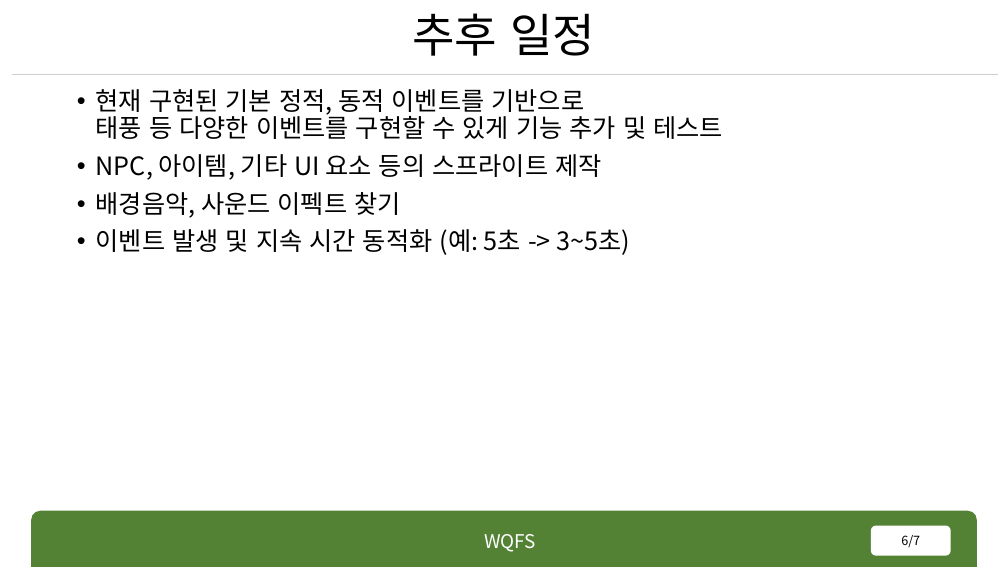
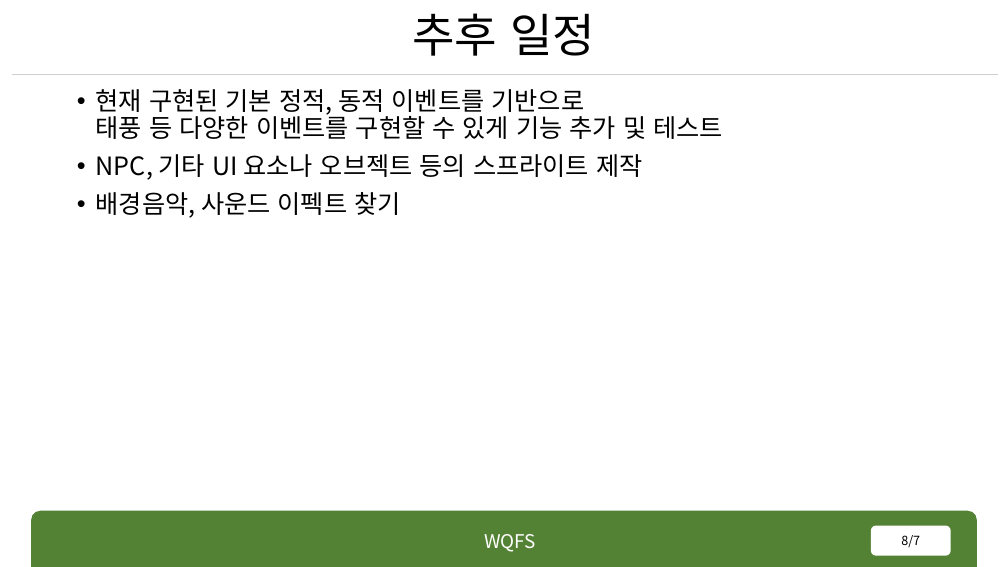
Before and after one commit to rennOobayashi/WQFS, a slide deck: slide 8 of WQFS.pptx (slide 6 before the commit). Drawn at 1008x567 pixels with LibreOffice and Linux fonts; fonts in the diff are those of the drawing. Boxes give left, top, right and bottom in pixels: in the first picture for what was removed or moved away, otherwise in the second. Text is boxed around its words. In the diff, an @@ line names an element or a change of style, - is before the commit and + after.

```diff
--- a/WQFS.pptx
+++ b/WQFS.pptx
@@ text at [96, 154, 642, 180]: text changed @@
-• NPC, 아이템, 기타 UI 요소 등의 스프라이트 제작
+• NPC, 기타 UI 요소나 오브젝트 등의 스프라이트 제작
@@ text at [96, 229, 630, 255]: paragraph removed @@
-• 이벤트 발생 및 지속 시간 동적화 (예: 5초 -> 3~5초)
@@ page number at [901, 535, 920, 547]: text changed @@
-6/7
+8/7
```
Also in this commit, not shown: 4 other slides changed, 2 slides added, 25 other files.
